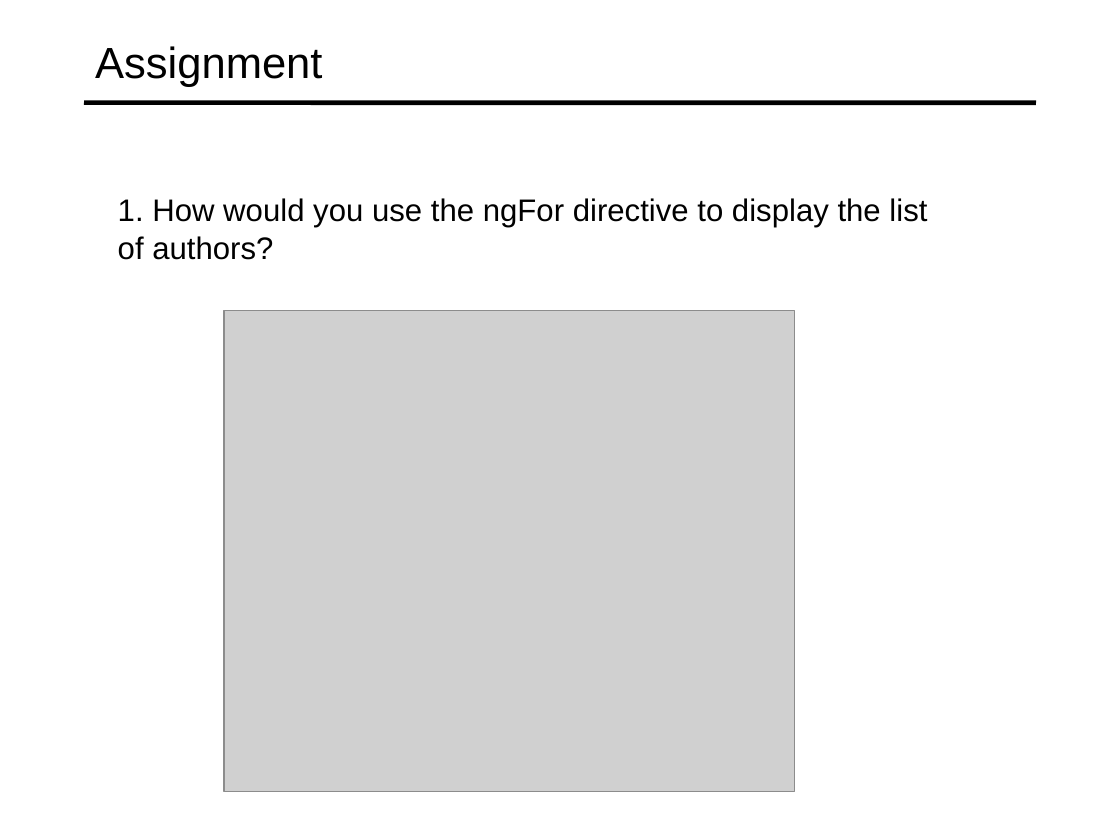
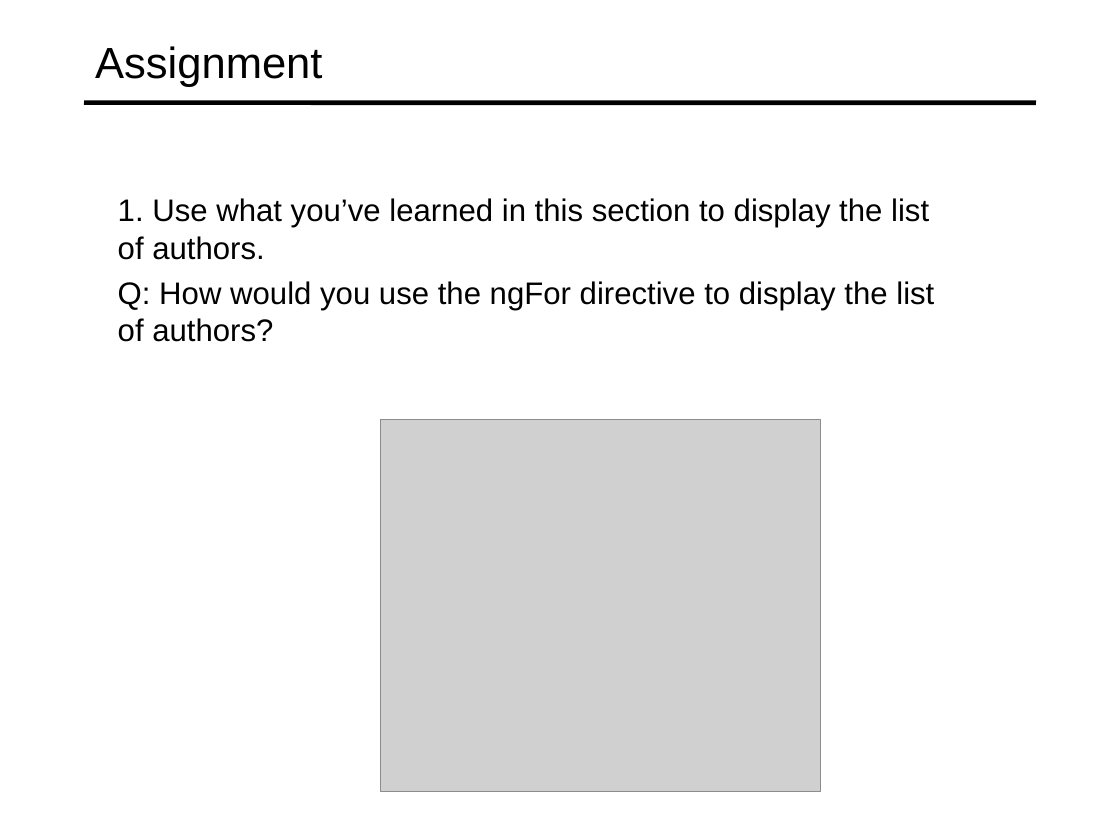
Before and after one commit to specter01wj/Jago_Link_Training, a slide deck: slide 18 of Angular/Angular12/Angular Advanced Course/Essentials/1.Fundamentals/L1_Fundamentals.ppt. Drawn at 1120x840 pixels with LibreOffice and Linux fonts; fonts in the diff are those of the drawing; grey boxes stand for pictures. Boxes give left, top, right and bottom in pixels: in the first picture for what was removed or moved away, otherwise in the second. Text is boxed around its words. In the diff, an @@ line names an element or a change of style, - is before the commit and + after.

```diff
--- a/Angular/Angular12/Angular Advanced Course/Essentials/1.Fundamentals/L1_Fundamentals.ppt
+++ b/Angular/Angular12/Angular Advanced Course/Essentials/1.Fundamentals/L1_Fundamentals.ppt
@@ text at (x1=118, y1=198, x2=934, y2=342): text changed @@
-  1. How would you use the ngFor directive to display the list of authors?
+  1. Use what you’ve learned in this section to display the list of authors.
+  Q: How would you use the ngFor directive to display the list of authors?
@@ picture resized from (x1=224, y1=310, x2=794, y2=792) to (x1=381, y1=420, x2=821, y2=792) @@
```
Also in this commit, not shown: 6 other files.
